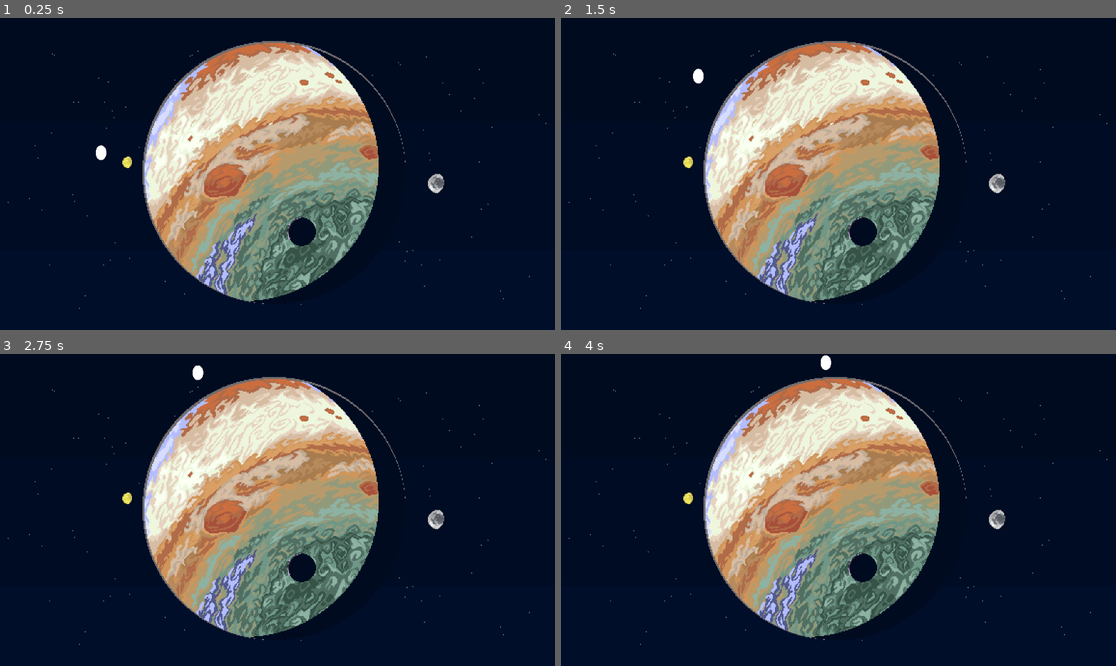
Above: before the commit, frames 1-4 (two rows, left to right).
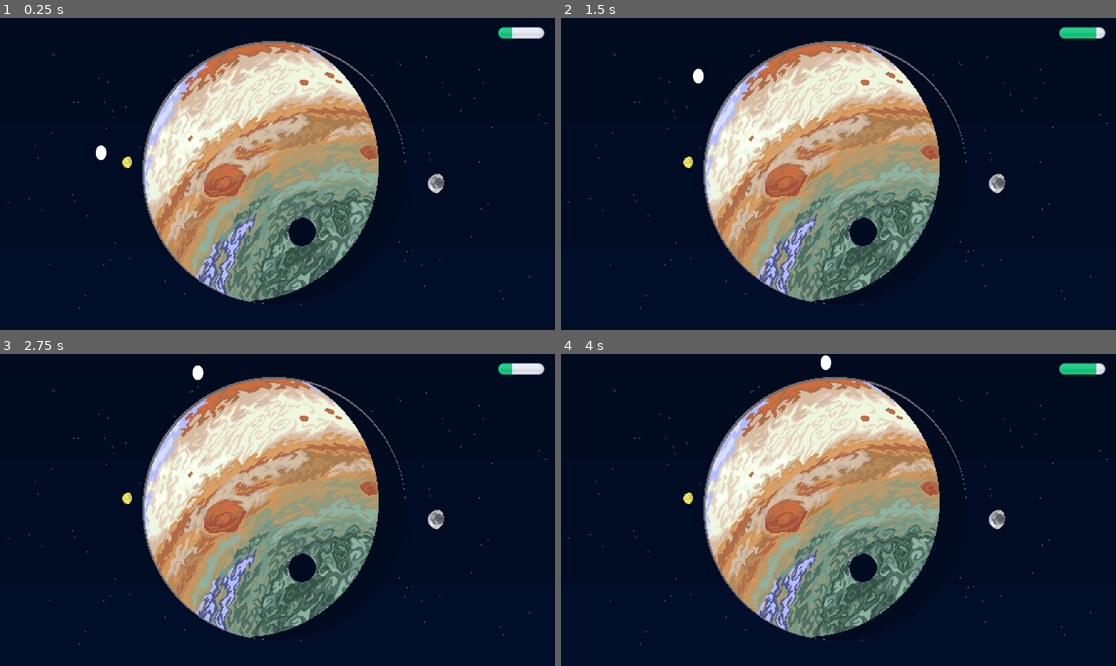
Above: after the commit, the same moments.

Repository: ThreeChooseOne/loopiter
Game: Godot game, scene res://main.tscn
Two runs of this game, one before a commit and one after it. Both use one fixed random seed, a clock stepped at 60 frames per second and the inputs below.
Inputs:
- Up to frame 1 (0.25 s): no input
- Up to frame 2 (1.5 s): no input
- Up to frame 3 (2.75 s): no input
- Up to frame 4 (4 s): no input

The runs differ from the first frame. In frame 1, 0.3% of the frame differs, in the area x 89-99%, y 2-7%; in frame 2, 0.3%; in frame 3, 0.3%; in frame 4, 0.3%.

Commit message:
add wip fuel gauge readout

Diff:
--- /dev/null
+++ b/assets/fuel.svg
@@ -0,0 +1,9 @@
+<svg width="96" height="24" xmlns="http://www.w3.org/2000/svg" xmlns:xlink="http://www.w3.org/1999/xlink">
+  <defs/>
+  <g>
+    <path stroke="none" fill="#029357" d="M12 0 L84 0 Q88.95 0 92.45 3.5 96 7.05 96 12 96 16.95 92.45 20.45 88.95 24 84 24 L12 24 Q7.05 24 3.5 20.45 0 16.95 0 12 0 7.05 3.5 3.5 7.05 0 12 0 M4.9 4.95 Q2 7.9 2 12 2 16.1 4.95 19.05 7.9 22 12 22 L84 22 Q88.1 22 91.05 19.05 94 16.1 94 12 94 7.9 91.05 4.95 88.1 2 84 2 L12 2 Q7.9 2 4.95 4.9 L4.9 4.95"/>
+    <path stroke="none" fill="#2FD792" d="M4.9 4.95 L4.95 4.9 Q7.9 2 12 2 L84 2 Q88.1 2 91.05 4.95 94 7.9 94 12 94 16.1 91.05 19.05 88.1 22 84 22 L12 22 Q7.9 22 4.95 19.05 2 16.1 2 12 2 7.9 4.9 4.95 M92 12 Q92 8.7 89.65 6.35 L89.6 6.35 Q87.3 4 84 4 L12 4 Q8.7 4 6.35 6.35 4 8.7 4 12 4 15.3 6.35 17.6 L6.35 17.65 Q8.7 20 12 20 L84 20 Q87.3 20 89.6 17.65 L89.65 17.6 Q92 15.3 92 12"/>
+    <path stroke="none" fill="#23CD87" d="M92 12 L4 12 Q4 8.7 6.35 6.35 8.7 4 12 4 L84 4 Q87.3 4 89.6 6.35 L89.65 6.35 Q92 8.7 92 12"/>
+    <path stroke="none" fill="#16BB77" d="M92 12 Q92 15.3 89.65 17.6 L89.6 17.65 Q87.3 20 84 20 L12 20 Q8.7 20 6.35 17.65 L6.35 17.6 Q4 15.3 4 12 L92 12"/>
+  </g>
+</svg>
--- /dev/null
+++ b/assets/tank.svg
@@ -0,0 +1,9 @@
+<svg width="96" height="24" xmlns="http://www.w3.org/2000/svg" xmlns:xlink="http://www.w3.org/1999/xlink">
+  <defs/>
+  <g>
+    <path stroke="none" fill="#989AAF" d="M12 0 L84 0 Q88.95 0 92.45 3.5 96 7.05 96 12 96 16.95 92.45 20.45 88.95 24 84 24 L12 24 Q7.05 24 3.5 20.45 0 16.95 0 12 0 7.05 3.5 3.5 7.05 0 12 0 M4.9 4.95 Q2 7.9 2 12 2 16.1 4.95 19.05 7.9 22 12 22 L84 22 Q88.1 22 91.05 19.05 94 16.1 94 12 94 7.9 91.05 4.95 88.1 2 84 2 L12 2 Q7.9 2 4.95 4.9 L4.9 4.95"/>
+    <path stroke="none" fill="#FFFFFF" d="M4.9 4.95 L4.95 4.9 Q7.9 2 12 2 L84 2 Q88.1 2 91.05 4.95 94 7.9 94 12 94 16.1 91.05 19.05 88.1 22 84 22 L12 22 Q7.9 22 4.95 19.05 2 16.1 2 12 2 7.9 4.9 4.95 M92 12 Q92 8.7 89.65 6.35 L89.6 6.35 Q87.3 4 84 4 L12 4 Q8.7 4 6.35 6.35 4 8.7 4 12 4 15.3 6.35 17.6 L6.35 17.65 Q8.7 20 12 20 L84 20 Q87.3 20 89.6 17.65 L89.65 17.6 Q92 15.3 92 12"/>
+    <path stroke="none" fill="#EAEBF3" d="M92 12 L4 12 Q4 8.7 6.35 6.35 8.7 4 12 4 L84 4 Q87.3 4 89.6 6.35 L89.65 6.35 Q92 8.7 92 12"/>
+    <path stroke="none" fill="#DADCE7" d="M92 12 Q92 15.3 89.65 17.6 L89.6 17.65 Q87.3 20 84 20 L12 20 Q8.7 20 6.35 17.65 L6.35 17.6 Q4 15.3 4 12 L92 12"/>
+  </g>
+</svg>
--- /dev/null
+++ b/fuel_gauge.gd
@@ -0,0 +1,6 @@
+extends TextureProgressBar
+
+func _process(delta: float) -> void:
+	var progress = fmod(self.get_value() + 100*delta, 100.0)
+	self.set_value_no_signal(progress)
+	return
--- a/main.tscn
+++ b/main.tscn
@@ -1,8 +1,11 @@
-[gd_scene load_steps=5 format=3 uid="uid://3dw6xlotynkf"]
+[gd_scene load_steps=8 format=3 uid="uid://3dw6xlotynkf"]
 
 [ext_resource type="Script" uid="uid://d227o2lv8oxjh" path="res://orbit.gd" id="1_j4n3n"]
 [ext_resource type="Script" uid="uid://b045i43aucklb" path="res://main.gd" id="1_ynt7j"]
 [ext_resource type="Texture2D" uid="uid://cpd33lvyxjedx" path="res://assets/background-test.png" id="2_h2yge"]
+[ext_resource type="Texture2D" uid="uid://cko1c37bawhm0" path="res://assets/tank.svg" id="3_lquwl"]
+[ext_resource type="Texture2D" uid="uid://61ssauhjp5ex" path="res://assets/fuel.svg" id="4_7mycd"]
+[ext_resource type="Script" uid="uid://dn0poplegmhor" path="res://fuel_gauge.gd" id="5_7mycd"]
 
 [sub_resource type="Curve2D" id="Curve2D_a2kch"]
 _data = {
@@ -18,6 +21,15 @@
 scale = Vector2(0.5, 0.5)
 texture = ExtResource("2_h2yge")
 
+[node name="Fuel" type="TextureProgressBar" parent="."]
+offset_left = 1034.0
+offset_top = 19.0
+offset_right = 1130.0
+offset_bottom = 59.0
+texture_under = ExtResource("3_lquwl")
+texture_progress = ExtResource("4_7mycd")
+script = ExtResource("5_7mycd")
+
 [node name="Orbit" type="Path2D" parent="."]
 unique_name_in_owner = true
 position = Vector2(-37.1291, -138.114)
Not shown, added: assets/fuel.svg.import
Not shown, added: assets/tank.svg.import
Not shown, added: fuel_gauge.gd.uid
